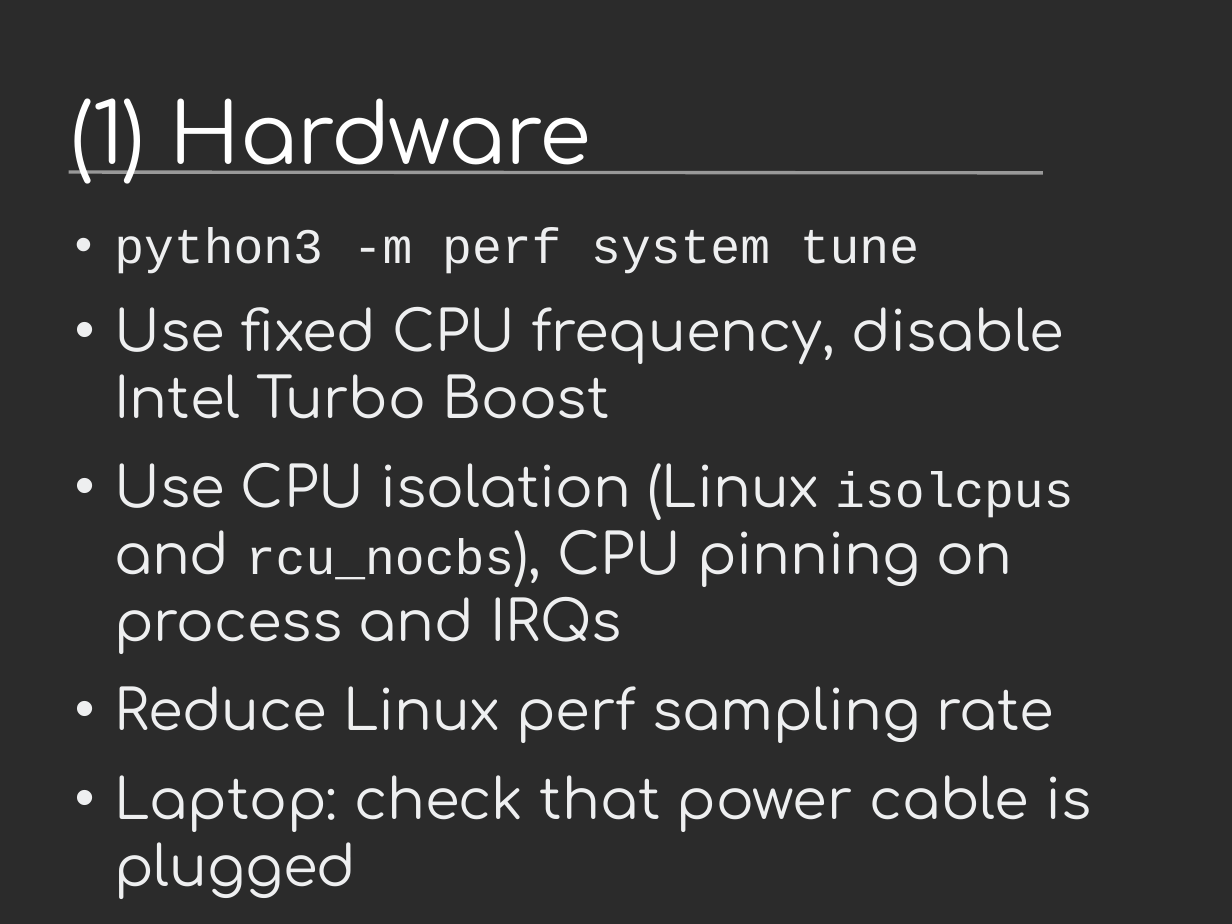
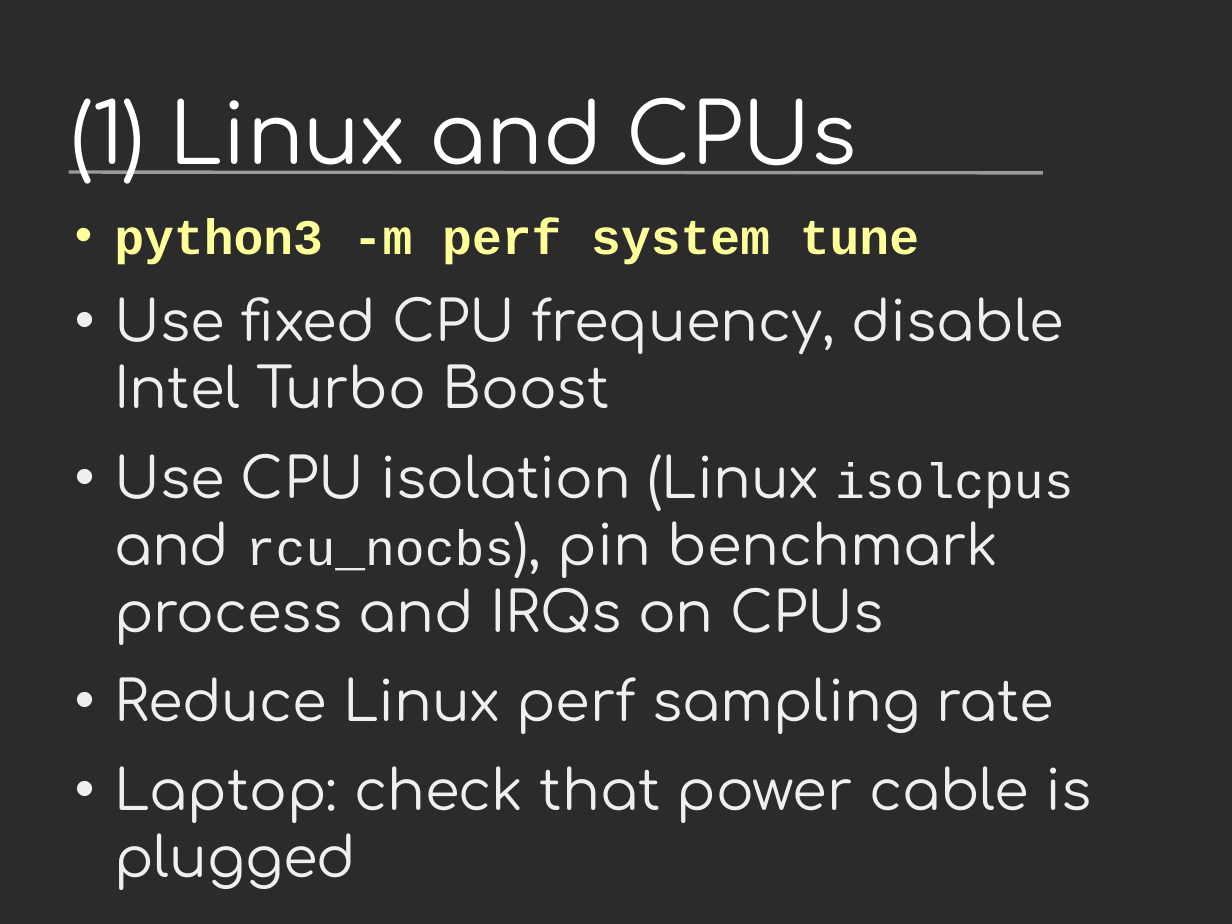
Before and after one commit to vstinner/talks, a slide deck: slide 7 of 2017-PyconUS/python36_opt.odp. Drawn at 1232x924 pixels with LibreOffice and Linux fonts; fonts in the diff are those of the drawing; background and template pictures are left out; a plain dark background stands for a picture behind light text. Boxes give left, top, right and bottom in pixels: in the first picture for what was removed or moved away, otherwise in the second. Text is boxed around its words. In the diff, an @@ line names an element or a change of style, - is before the commit and + after.

```diff
--- a/2017-PyconUS/python36_opt.odp
+++ b/2017-PyconUS/python36_opt.odp
@@ title at bbox=[71, 97, 857, 184]: text changed @@
-(1) Hardware
+(1) Linux and CPUs
@@ text "python3 -m perf system tune": place and size @@
-text "python3 -m perf system tune" at bbox=[114, 227, 1091, 899]
+text "python3 -m perf system tune" at bbox=[114, 218, 1091, 890]
@@ text at bbox=[114, 218, 919, 265]: text colour #EEEFF0 to #FFFF99, bold on in "python3 -m perf system tune" @@
@@ text at bbox=[114, 454, 1073, 645]: text changed @@
-• Use CPU isolation (Linux isolcpus and rcu_nocbs), CPU pinning on process and IRQs
+• Use CPU isolation (Linux isolcpus and rcu_nocbs), pin benchmark process and IRQs on CPUs
```
Also in this commit, not shown: 18 other slides changed, 9 slides added, 1 other file.
